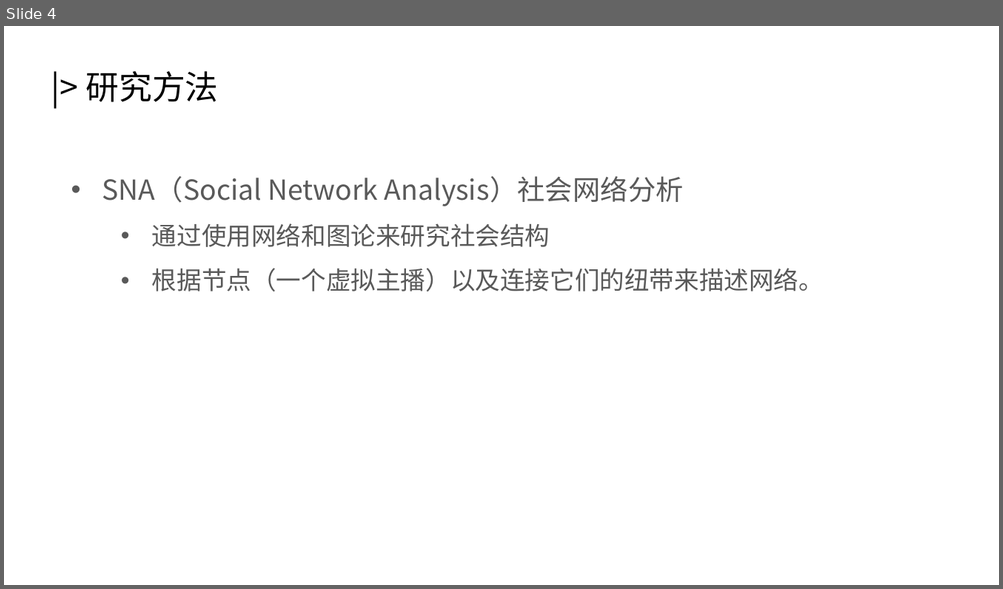
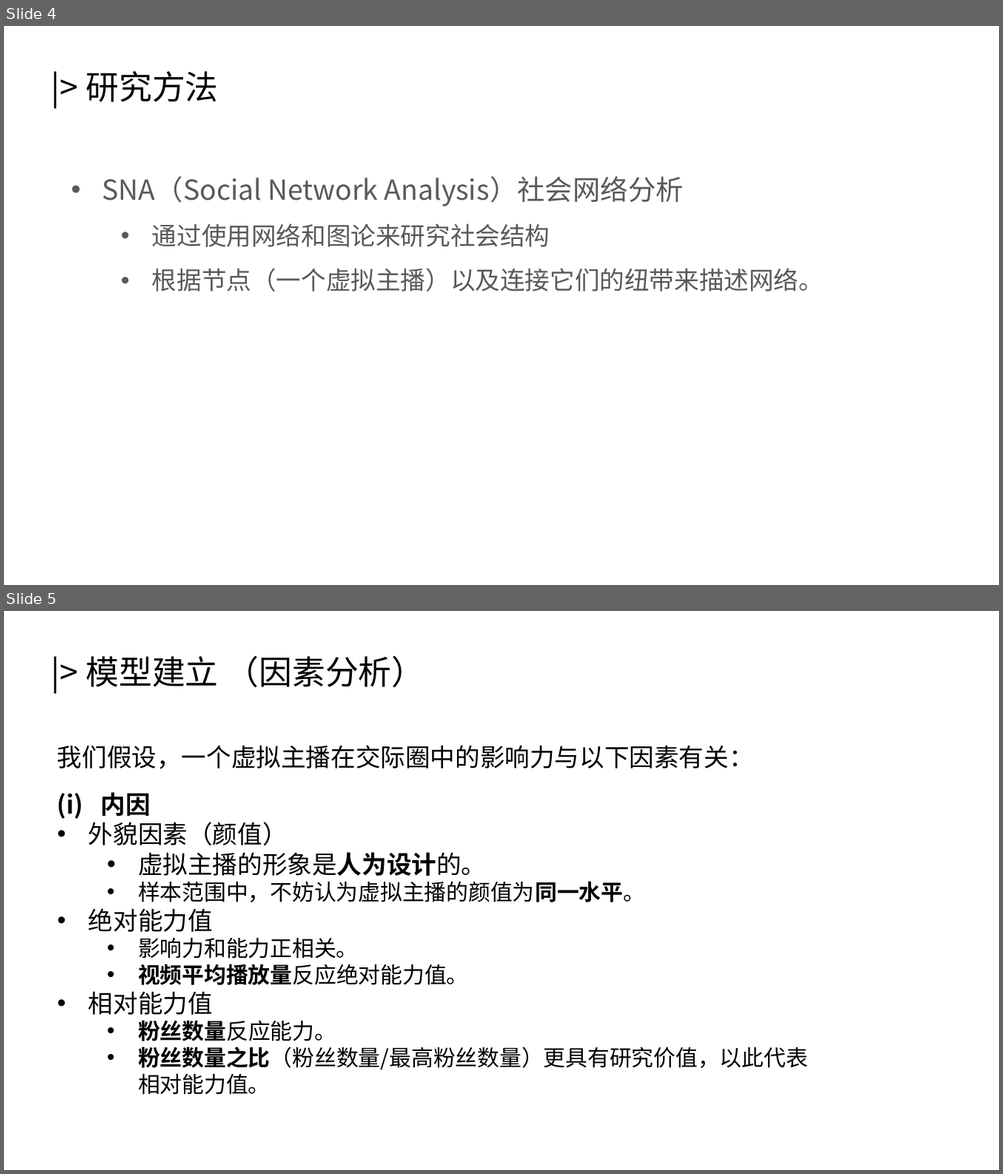
Before and after one commit to HomeArchbishop/math-modeling-2022, a slide deck: essay/复赛答辩.pptx. Shown one above the other, each under a label of ours: slide 4 before the commit, slides 4 and 5 after it. The pictures are 1003x589 and 1003x1174 pixels, drawn with LibreOffice and Linux fonts; fonts in the diff are those of the drawing. Boxes give left, top, right and bottom in pixels: in the first picture for what was removed or moved away, otherwise in the second. Text is boxed around its words. In the diff, an @@ line names an element or a change of style, - is before the commit and + after.

```diff
--- a/essay/复赛答辩.pptx
+++ b/essay/复赛答辩.pptx
@@ slide 5 added at (4,611,999,1170), background #FFFFFF @@
@@ text added at (86,655,425,687), 24 pt, text #000000 @@
+|> 模型建立 （因素分析）
@@ text added at (57,745,808,1095), 16 pt, text #000000 @@
+我们假设，一个虚拟主播在交际圈中的影响力与以下因素有关：
+(i) 内因
+• 外貌因素（颜值）
+  • 虚拟主播的形象是人为设计的。
+  • 样本范围中，不妨认为虚拟主播的颜值为同一水平。
+• 绝对能力值
+  • 影响力和能力正相关。
+  • 视频平均播放量反应绝对能力值。
+• 相对能力值
+  • 粉丝数量反应能力。
+  • 粉丝数量之比（粉丝数量/最高粉丝数量）更具有研究价值，以此代表相对能力值。
```
Also in this commit, not shown: 1 slide changed, 15 other slides added.
